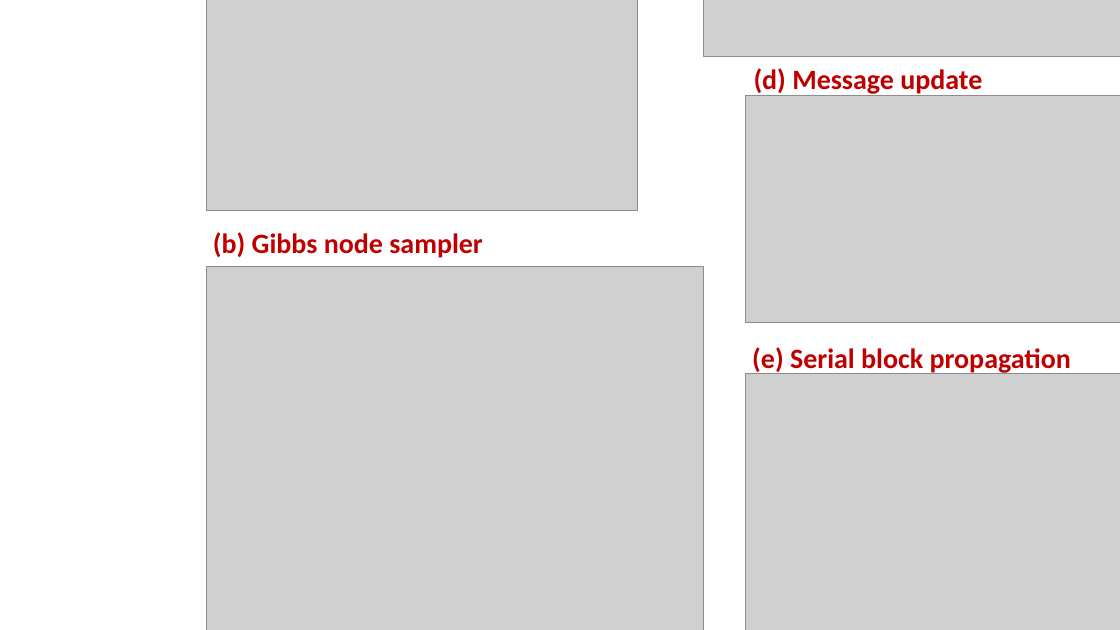
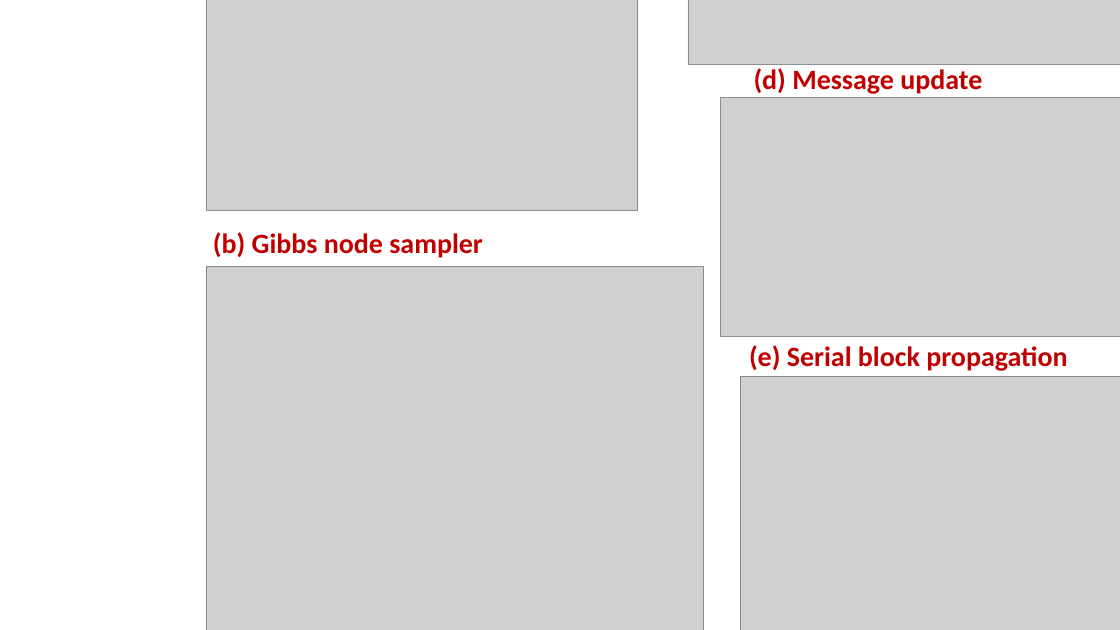
Before and after one commit to hongzimao/6.438, a slide deck: slide 3 of ps6/computational/code_screenshots/code.pptx. Drawn at 1120x630 pixels with LibreOffice and Linux fonts; fonts in the diff are those of the drawing; grey boxes stand for pictures; background and template pictures are left out. Boxes give left, top, right and bottom in pixels: in the first picture for what was removed or moved away, otherwise in the second. Text is boxed around its words. In the diff, an @@ line names an element or a change of style, - is before the commit and + after.

```diff
--- a/ps6/computational/code_screenshots/code.pptx
+++ b/ps6/computational/code_screenshots/code.pptx
@@ picture: place and size @@
-picture at [703, 0, 1120, 56]
+picture at [688, 0, 1120, 65]
@@ picture: place and size @@
-picture at [745, 95, 1120, 323]
+picture at [721, 97, 1120, 336]
@@ text "(e) Serial block propagation": place and size @@
-text "(e) Serial block propagation" at [752, 347, 1071, 375]
+text "(e) Serial block propagation" at [749, 345, 1067, 371]
@@ picture: place and size @@
-picture at [745, 374, 1120, 630]
+picture at [741, 376, 1120, 630]
```
Also in this commit, not shown: 4 other files.
